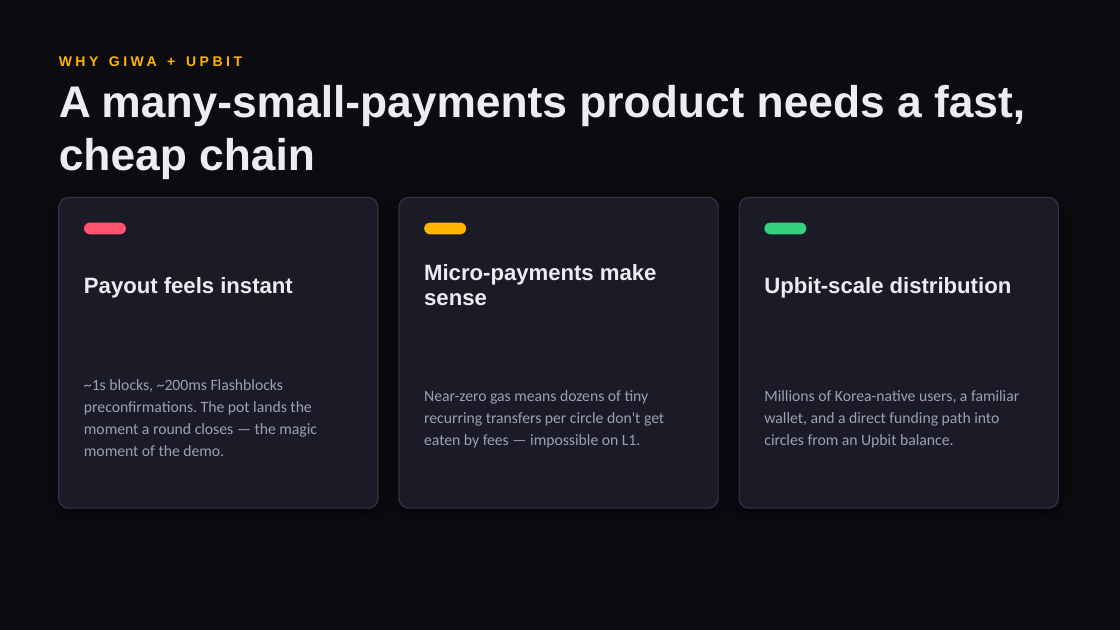
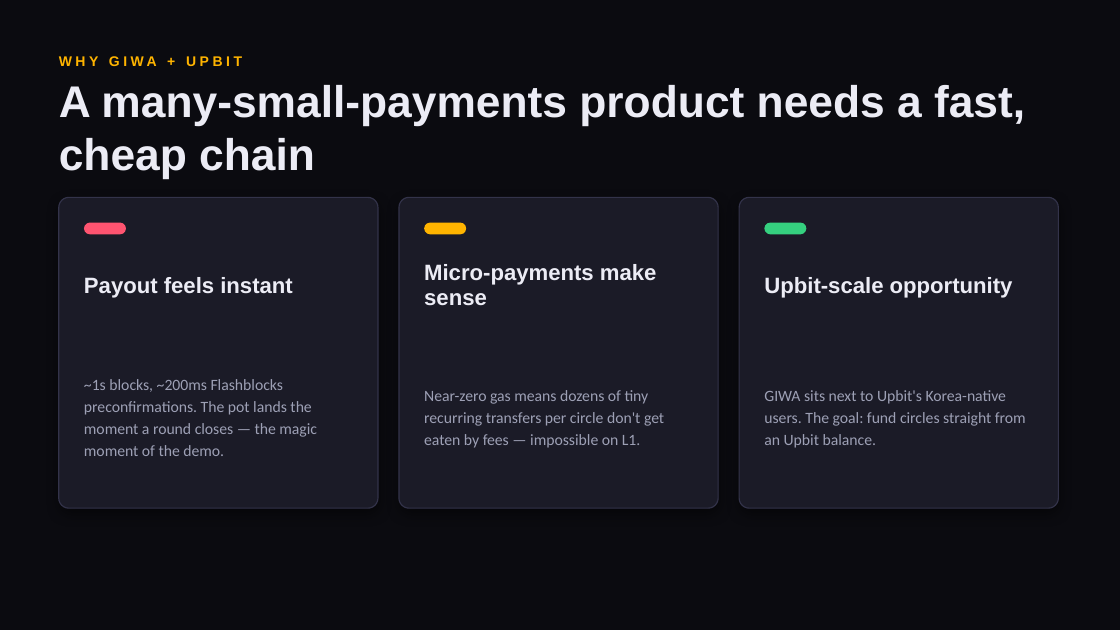
Before and after one commit to ritesh59697/JJAN, a slide deck: slide 6 of submission/Jjan-Pitch-Deck.pptx. Drawn at 1120x630 pixels with LibreOffice and Linux fonts; fonts in the diff are those of the drawing. Boxes give left, top, right and bottom in pixels: in the first picture for what was removed or moved away, otherwise in the second. Text is boxed around its words. In the diff, an @@ line names an element or a change of style, - is before the commit and + after.

Commit message:
docs: describe the live join and payout flow accurately in docs and deck
Social login and share links are roadmap, not live; joining is approve then join
with a browser wallet; anyone closes a round after the timer; a missed round
slashes up to one contribution from the bond. Deck slide 6 frames Upbit funding
as a goal, and slide 10 gets the contact email.

```diff
--- a/submission/Jjan-Pitch-Deck.pptx
+++ b/submission/Jjan-Pitch-Deck.pptx
@@ text at (764, 277, 1013, 298): text changed @@
-Upbit-scale distribution
+Upbit-scale opportunity
@@ text at (764, 390, 1026, 448): text changed @@
-Millions of Korea-native users, a familiar wallet, and a direct funding path into circles from an Upbit balance.
+GIWA sits next to Upbit's Korea-native users. The goal: fund circles straight from an Upbit balance.
```
Also in this commit, not shown: 2 other slides changed, 4 other files.
